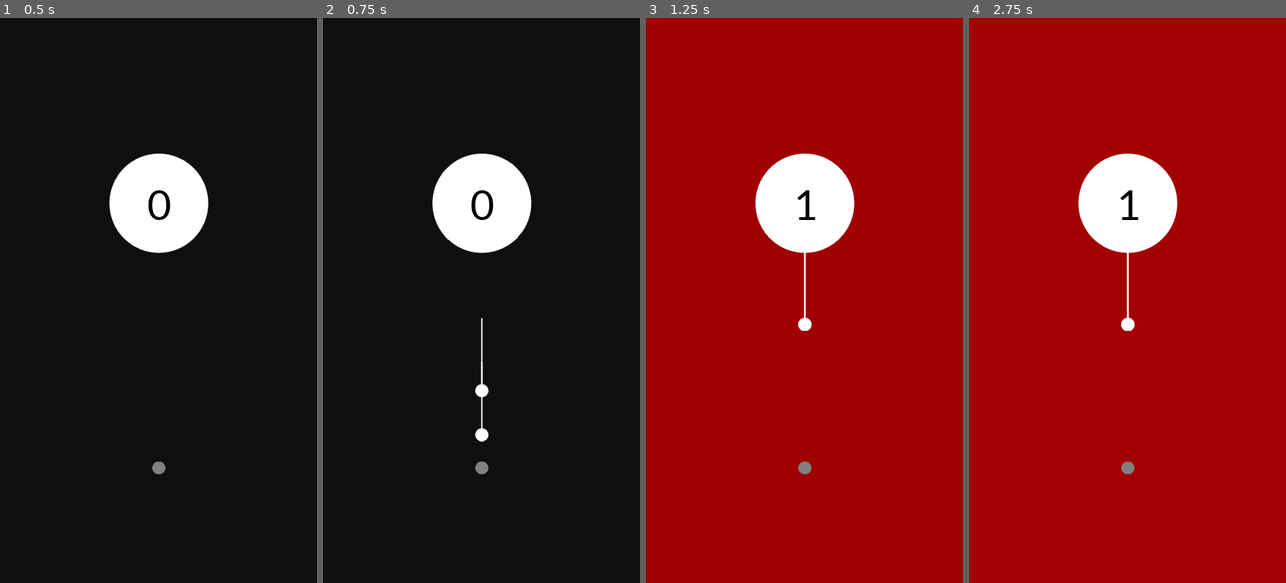
Above: before the commit, frames 1-4 (left to right).
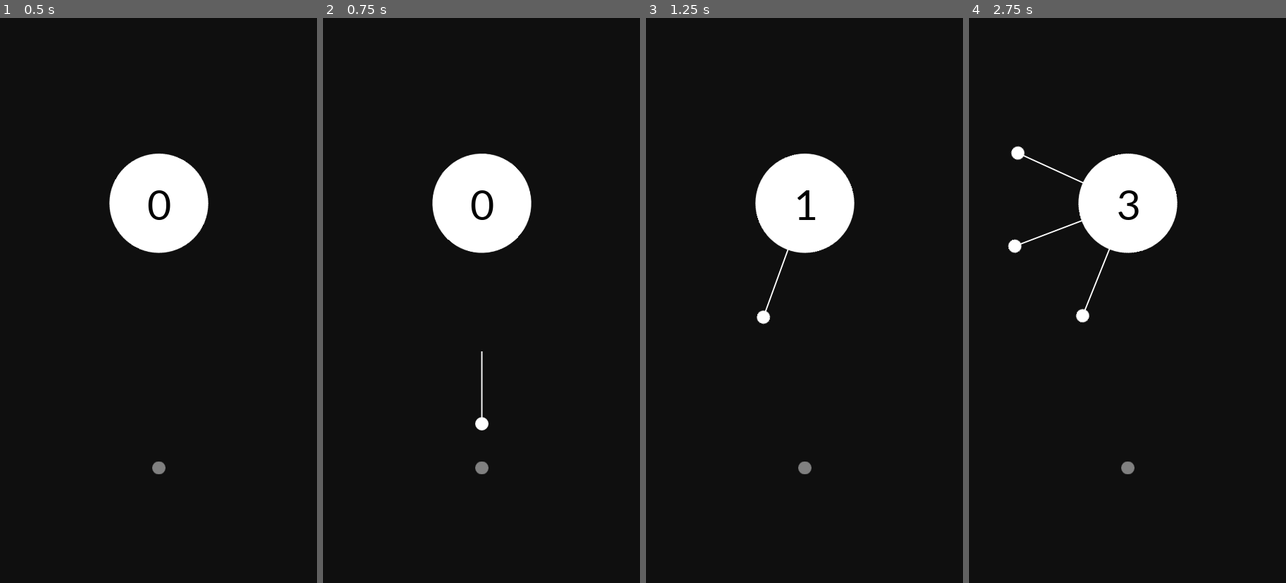
Above: after the commit, the same moments.

Repository: Ajver/aa
Game: Godot game, scene res://Game/Game.tscn
Two runs of this game, one before a commit and one after it. Both use one fixed random seed, a clock stepped at 60 frames per second and the inputs below.
Inputs (mouse positions are in pixels of both pictures, inside the frame that each line leads up to):
- Up to frame 1 (0.5 s): no input
- Up to frame 2 (0.75 s): move the mouse to (551, 272) at 0.52 s; tap Space (shot) at 0.6 s; click (551, 272) at 0.67 s
- Up to frame 3 (1.25 s): no input
- Up to frame 4 (2.75 s): move the mouse to (1064, 328) at 1.27 s; tap Space (shot) at 1.35, 2.1 s; click (1064, 328) at 1.42 s; move the mouse to (1159, 176) at 2.02 s; click (1159, 176) at 2.17 s

Frame 1 is identical in both runs. In frame 2, 0.3% of the frame differs, in the area x 48-53%, y 53-75%; in frame 3, 96%; in frame 4, 96%, in the area x 0-100%, y 0-100%.

Commit message:
Exports better versions

Diff:
--- a/Game/Game.gd
+++ b/Game/Game.gd
@@ -24,7 +24,7 @@
 	if not can_reload_game:
 		return
 
-	if Input.is_action_just_pressed("shot") or (event is InputEventScreenTouch and event.is_pressed()):
+	if event is InputEventScreenTouch and event.is_pressed():
 		is_game_running = true
 		emit_signal("reload_game")
 
--- a/Game/PinSpawner.gd
+++ b/Game/PinSpawner.gd
@@ -3,8 +3,8 @@
 var Pin = load("res://Pin/Pin.tscn")
 onready var game = get_parent()
 
-func _process(delta):
-	if Input.is_action_just_pressed("shot"):
+func _input(event):
+	if event is InputEventScreenTouch and event.is_pressed():
 		spawn_pin()
 
 func spawn_pin():
Not shown, changed: Export/Android/aa.apk
Not shown, changed: Export/index.pck
